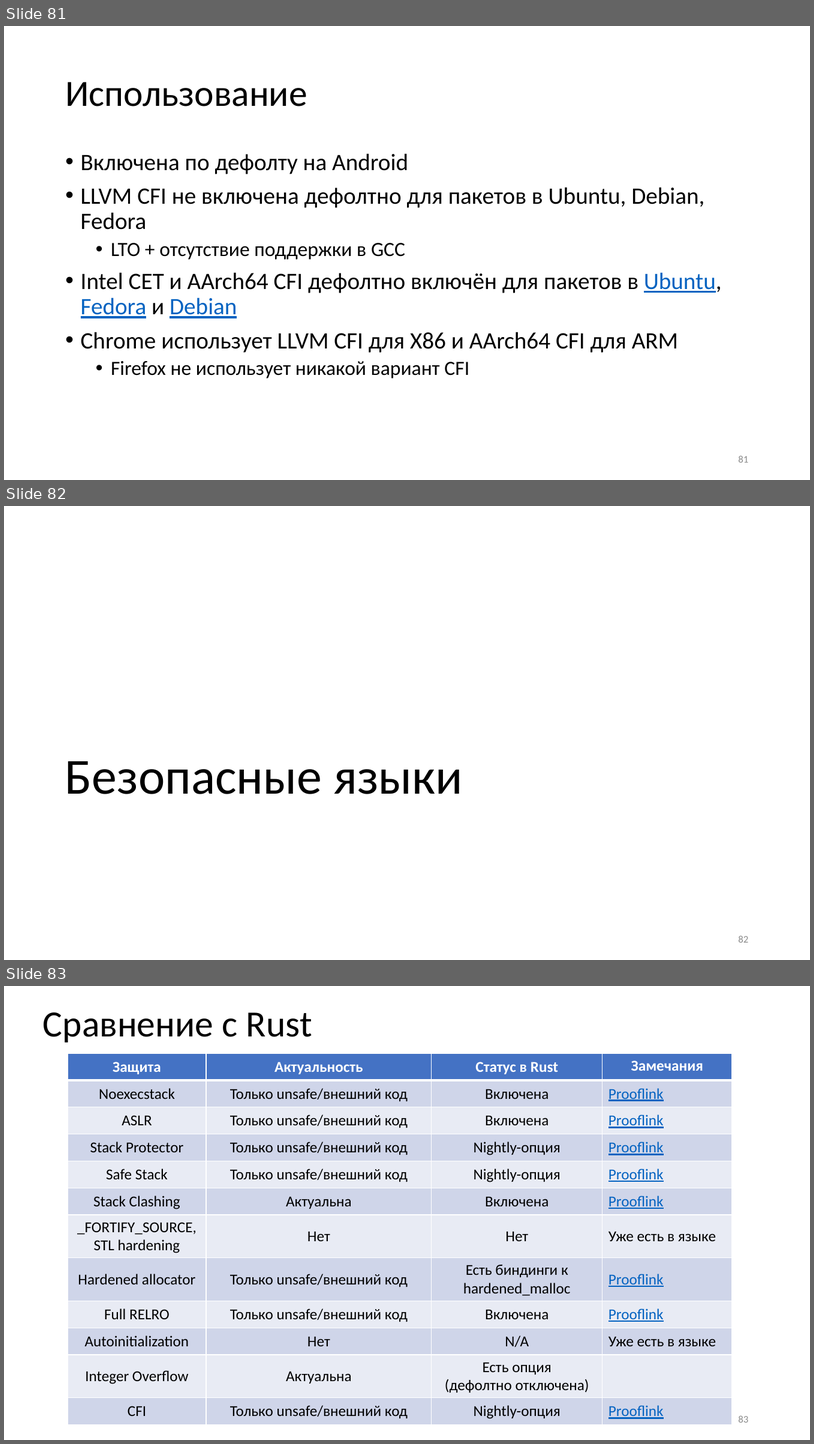
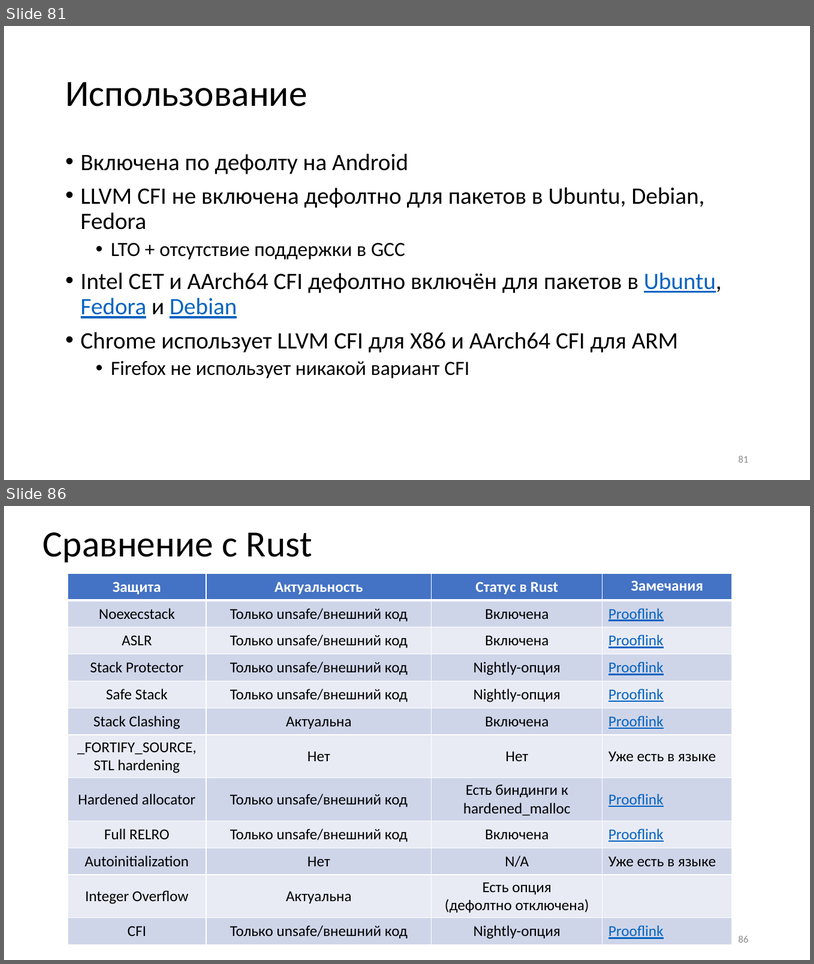
Before and after one commit to yugr/slides, a slide deck: CppZeroCost/2025/RU.pptx. Shown one above the other, each under a label of ours: slides 81, 82 and 83 before the commit, slides 81 and 86 after it; the slides between them are not shown. The pictures are 814x1444 and 814x964 pixels, drawn with LibreOffice and Linux fonts; fonts in the diff are those of the drawing. Boxes give left, top, right and bottom in pixels: in the first picture for what was removed or moved away, otherwise in the second. Text is boxed around its words. In the diff, an @@ line names an element or a change of style, - is before the commit and + after.

```diff
--- a/CppZeroCost/2025/RU.pptx
+++ b/CppZeroCost/2025/RU.pptx
@@ slide 82 removed at (4,506,810,960), background #FFFFFF @@
@@ title removed at (65,761,462,794) @@
-Безопасные языки
@@ page number removed at (738,935,749,942) @@
-82
@@ what was slide 83 is now slide 86 @@
@@ page number at (738,935,749,942): text changed @@
-83
+86
```
Also in this commit, not shown: 4 slides added, 1 other file.
